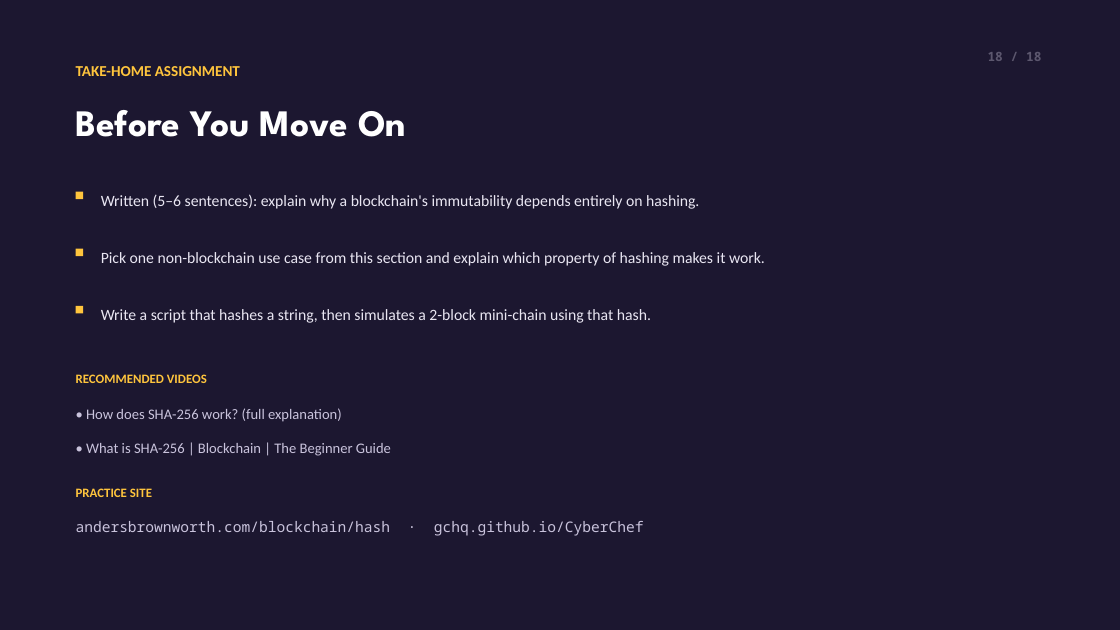
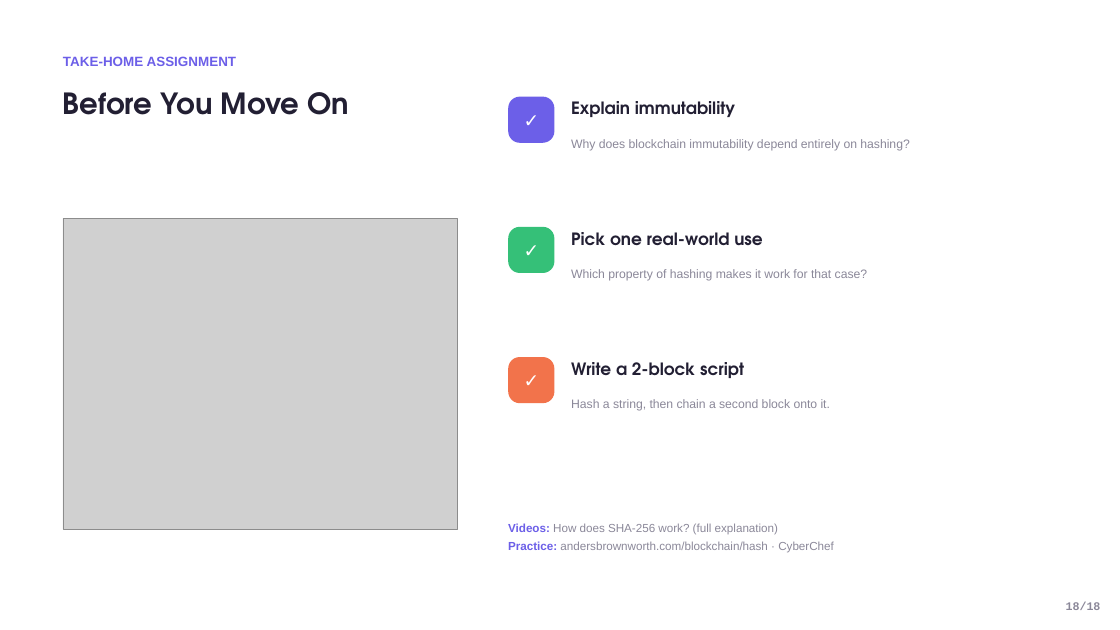
Before and after one commit to jadonamite/BlockchainCourse, a slide deck: slide 18 of curriculum/week-01/week1-topic-01-hashing.pptx. Drawn at 1120x630 pixels with LibreOffice and Linux fonts; fonts in the diff are those of the drawing; grey boxes stand for pictures. Boxes give left, top, right and bottom in pixels: in the first picture for what was removed or moved away, otherwise in the second. Text is boxed around its words. In the diff, an @@ line names an element or a change of style, - is before the commit and + after.

Commit message:
Rebuild Topic 01 deck to actually match the reference template
The previous decks used a dark terminal/dev-tool aesthetic invented
for this course instead of the referenced "Online Learning Platform"
template. This rebuilds Topic 01 (Hashing) from scratch as a real
component library matching the reference precisely: exact palette
(violet/yellow/green/coral), the squiggle ribbon motif, colored icon
cards, mentor-style photo cards, dashed timeline, stat blocks, and
CTA slides -- with real photos on nearly every slide instead of only
the divider. Code/terminal output is restyled into the reference's
own navy card color rather than a foreign dark theme.

Proof-of-concept on one topic before replicating to Topics 02-04.

```diff
--- a/curriculum/week-01/week1-topic-01-hashing.pptx
+++ b/curriculum/week-01/week1-topic-01-hashing.pptx
@@ rectangle removed at [0, 0, 1120, 630] @@
@@ text "TAKE-HOME ASSIGNMENT": place and size @@
-text "TAKE-HOME ASSIGNMENT" at [76, 66, 240, 76]
+text "TAKE-HOME ASSIGNMENT" at [63, 56, 237, 66]
@@ text "TAKE-HOME ASSIGNMENT" at [63, 56, 237, 66]: size 13 to 11.5 pt, font Calibri to Arial, text colour #FFC53D to #6C5FE8 @@
@@ text "Before You Move On": place and size @@
-text "Before You Move On" at [76, 110, 406, 137]
+text "Before You Move On" at [63, 92, 349, 115]
@@ text "Before You Move On" at [63, 92, 349, 115]: size 32 to 25 pt, font League Spartan to TeX Gyre Adventor, text colour #FFFFFF to #221F33 @@
@@ rounded rectangle added at [508, 97, 555, 143], fill #6C5FE8, 16 pt, text #FFFFFF, bold @@
+✓
@@ text added at [571, 101, 735, 117], 14.5 pt, text #221F33, bold @@
+Explain immutability
@@ text at [571, 139, 909, 151]: text changed; size 13.5 to 10.5 pt; font Calibri to Arial; text colour #E9E6F2 to #8B8899 @@
-Pick one non-blockchain use case from this section and explain which property of hashing makes it work.
+Why does blockchain immutability depend entirely on hashing?
@@ rectangle removed at [76, 192, 83, 199] @@
@@ text removed at [101, 194, 699, 209] @@
-Written (5–6 sentences): explain why a blockchain's immutability depends entirely on hashing.
@@ picture added at [63, 218, 458, 529] @@
@@ rounded rectangle added at [508, 227, 555, 273], fill #35C078, 16 pt, text #FFFFFF, bold @@
+✓
@@ text added at [571, 232, 762, 245], 14.5 pt, text #221F33, bold @@
+Pick one real-world use
@@ rectangle removed at [76, 249, 83, 256] @@
@@ text added at [571, 269, 867, 281], 10.5 pt, text #8B8899 @@
+Which property of hashing makes it work for that case?
@@ rectangle removed at [76, 306, 83, 313] @@
@@ text removed at [101, 309, 651, 323] @@
-Write a script that hashes a string, then simulates a 2-block mini-chain using that hash.
@@ rounded rectangle added at [508, 357, 555, 403], fill #F2734B, 16 pt, text #FFFFFF, bold @@
+✓
@@ text removed at [76, 374, 207, 383] @@
-RECOMMENDED VIDEOS
@@ text added at [571, 362, 744, 378], 14.5 pt, text #221F33, bold @@
+Write a 2-block script
@@ text added at [571, 399, 830, 411], 10.5 pt, text #8B8899 @@
+Hash a string, then chain a second block onto it.
@@ text removed at [86, 443, 391, 456] @@
-• What is SHA-256 | Blockchain | The Beginner Guide
@@ text removed at [76, 488, 152, 497] @@
-PRACTICE SITE
@@ text removed at [76, 521, 644, 536] @@
-andersbrownworth.com/blockchain/hash · gchq.github.io/CyberChef
@@ text at [508, 523, 834, 553]: text changed; size 12.5 to 10 pt; font Calibri to Arial; text colour #C9C3DC to #8B8899 @@
-• How does SHA-256 work? (full explanation)
+Videos: How does SHA-256 work? (full explanation)
+Practice: andersbrownworth.com/blockchain/hash · CyberChef
@@ text at [1066, 601, 1101, 610]: text changed; size 11 to 10 pt; font Noto Sans Mono to Courier New; text colour #5C576E to #8B8899 @@
-18 / 18
+18/18
```
Also in this commit, not shown: 16 other slides changed, 1 slide added, 1 slide removed.
